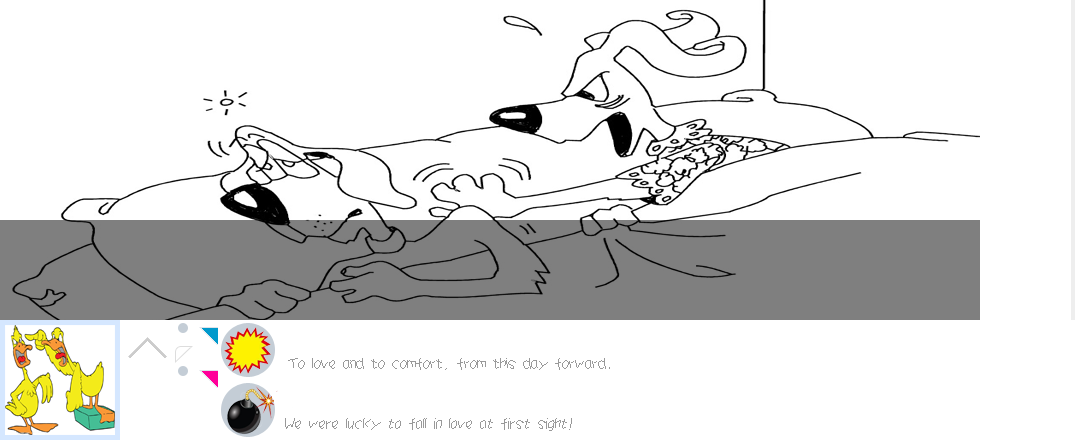
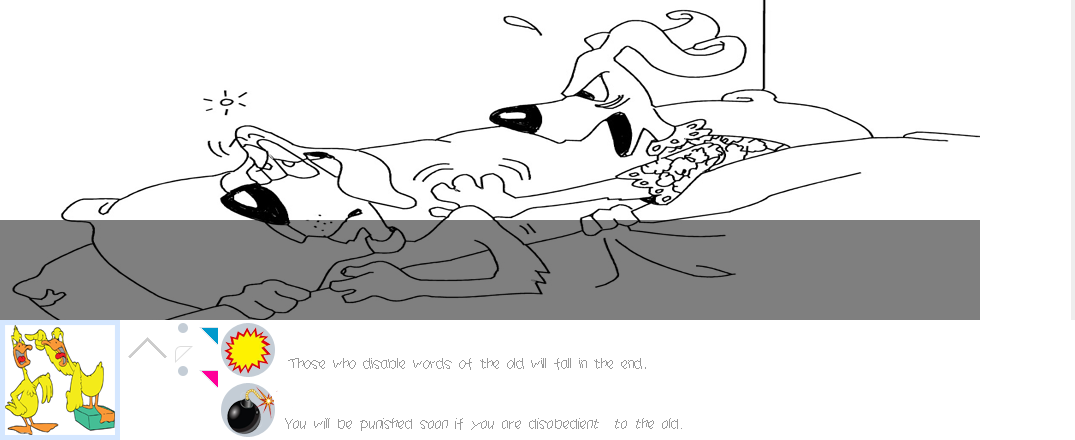
Layered file, before and after one edit (1075×440). Changes by layer:
renamed "We were lucky to fall in love at first sight!" to "You will be punished soon if you are disobedient to the old.", painted on it over [285, 418, 682, 431]
renamed "To love and to comfort, from this day forward." to "Those who disable words of the old will fall in the end.", painted on it over [298, 358, 646, 370]
